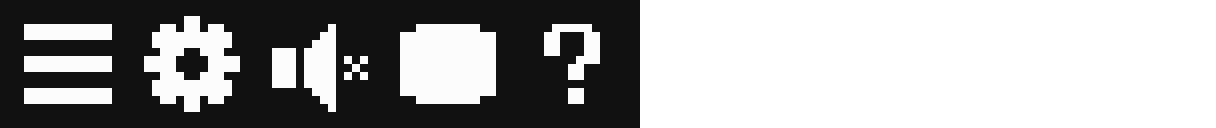
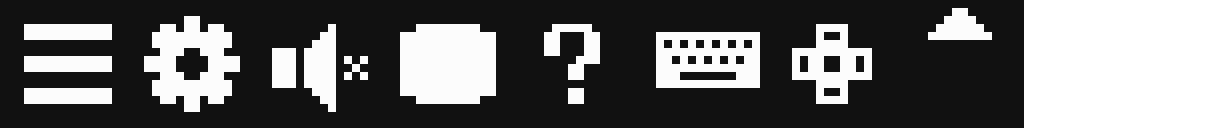
Layered file, before and after one edit (1216x128). Changes by layer:
added layer "keybind sm2" above "keybind sm" over bbox(640, 0, 768, 128)
added layer "d-pad sm" above "d-pad" over bbox(768, 0, 896, 128)
added layer "d-pad" above "indicator" over bbox(768, 0, 896, 128)
added layer "indicator" over bbox(896, 0, 1024, 128)
